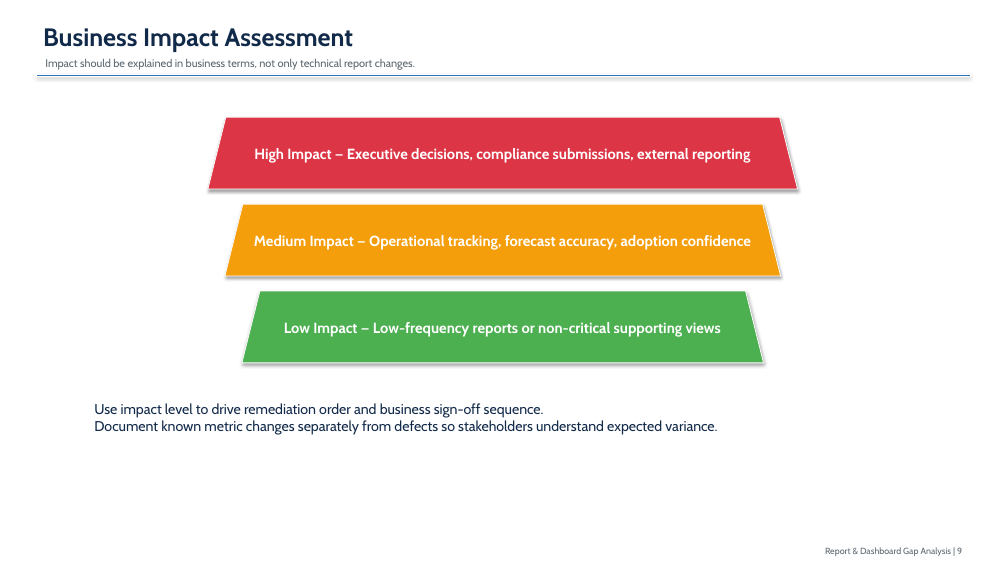
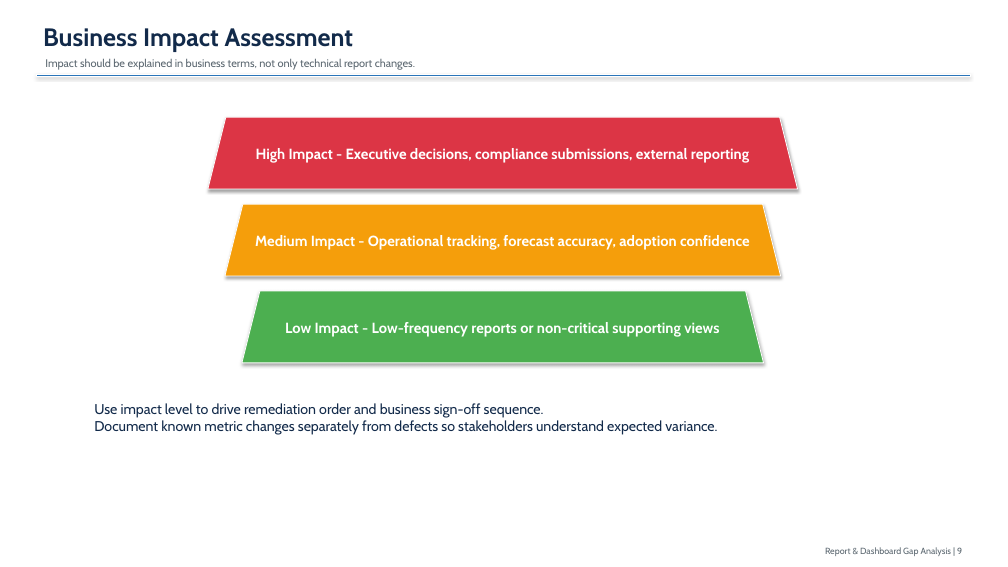
Before and after one commit to Bharathkte247/SQL-Imp, a slide deck: slide 9 of Report_Gap_Analysis_Presentation.pptx. Drawn at 1008x567 pixels with LibreOffice and Linux fonts; fonts in the diff are those of the drawing. Boxes give left, top, right and bottom in pixels: in the first picture for what was removed or moved away, otherwise in the second. Text is boxed around its words. In the diff, an @@ line names an element or a change of style, - is before the commit and + after.

```diff
--- a/Report_Gap_Analysis_Presentation.pptx
+++ b/Report_Gap_Analysis_Presentation.pptx
@@ text in trapezoid at (x1=256, y1=148, x2=749, y2=163): text changed @@
-High Impact — Executive decisions, compliance submissions, external reporting
+High Impact - Executive decisions, compliance submissions, external reporting
@@ text in trapezoid at (x1=255, y1=235, x2=750, y2=250): text changed @@
-Medium Impact — Operational tracking, forecast accuracy, adoption confidence
+Medium Impact - Operational tracking, forecast accuracy, adoption confidence
@@ text in trapezoid at (x1=285, y1=322, x2=719, y2=337): text changed @@
-Low Impact — Low-frequency reports or non-critical supporting views
+Low Impact - Low-frequency reports or non-critical supporting views
```
Also in this commit, not shown: 1 other slide changed, 1 other file.
